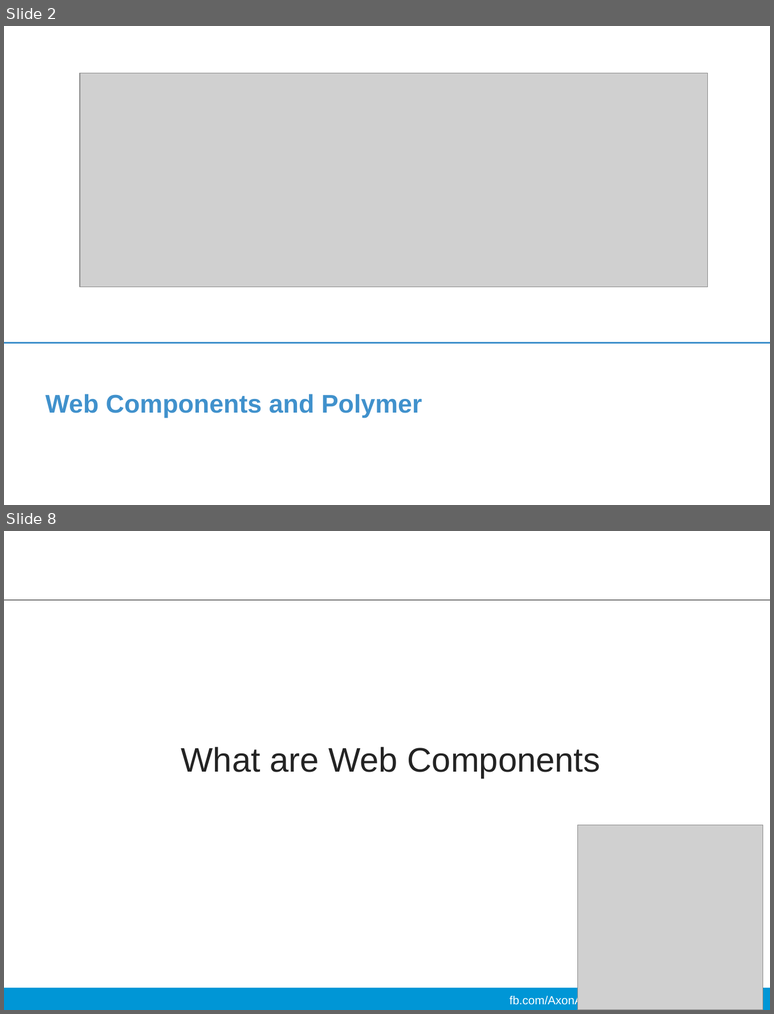
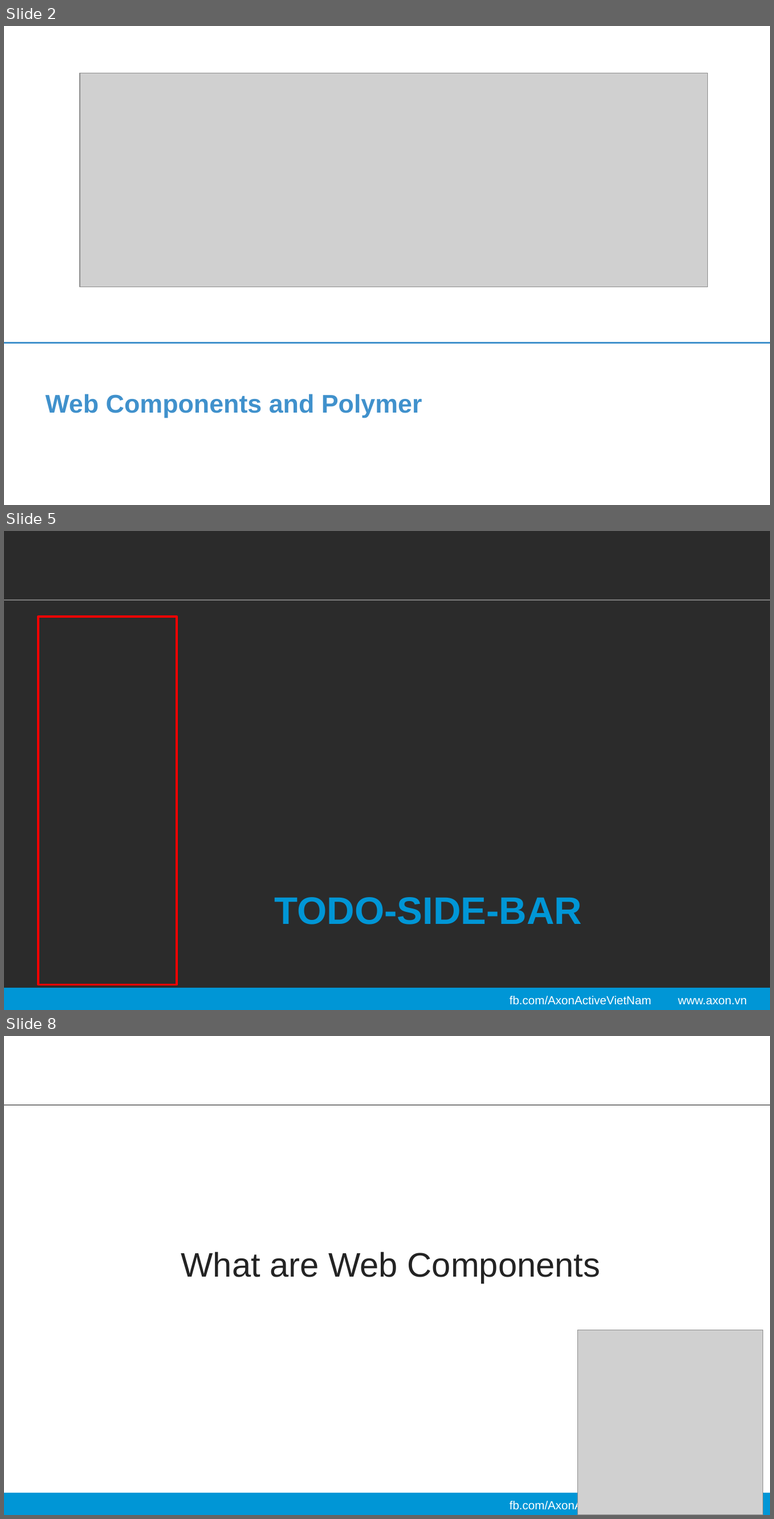
Before and after one commit to ndqvinh2109/Polymer, a slide deck: Slide-Dev-Day/dev-day-polymer.pptx. Shown one above the other, each under a label of ours: slides 2 and 8 before the commit, slides 2, 5 and 8 after it; the slides between them are not shown. The pictures are 774x1014 and 774x1519 pixels, drawn with LibreOffice and Linux fonts; fonts in the diff are those of the drawing; grey boxes stand for pictures; background and template pictures are left out; a plain dark background stands for a picture behind light text. Boxes give left, top, right and bottom in pixels: in the first picture for what was removed or moved away, otherwise in the second. Text is boxed around its words. In the diff, an @@ line names an element or a change of style, - is before the commit and + after.

```diff
--- a/Slide-Dev-Day/dev-day-polymer.pptx
+++ b/Slide-Dev-Day/dev-day-polymer.pptx
@@ slide 5 added at (4, 531, 770, 1010), background picture (left out); not listed: 4 template elements that a slide beside it also shows @@
@@ rectangle added at (38, 616, 176, 984), outline #FF0000 2 pt @@
@@ text added at (275, 897, 583, 924), 36 pt, text #0096D6, bold @@
+TODO-SIDE-BAR
```
Also in this commit, not shown: 11 slides changed, 3 other slides added, 4 slides removed, 3 other files.
